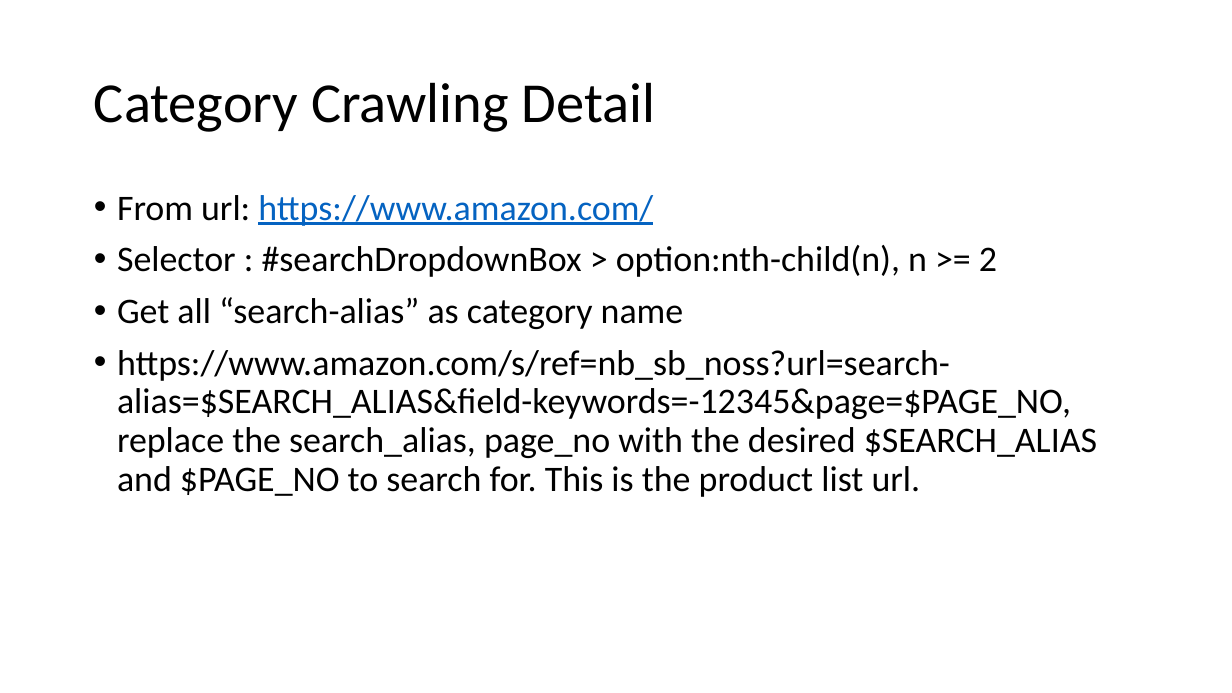
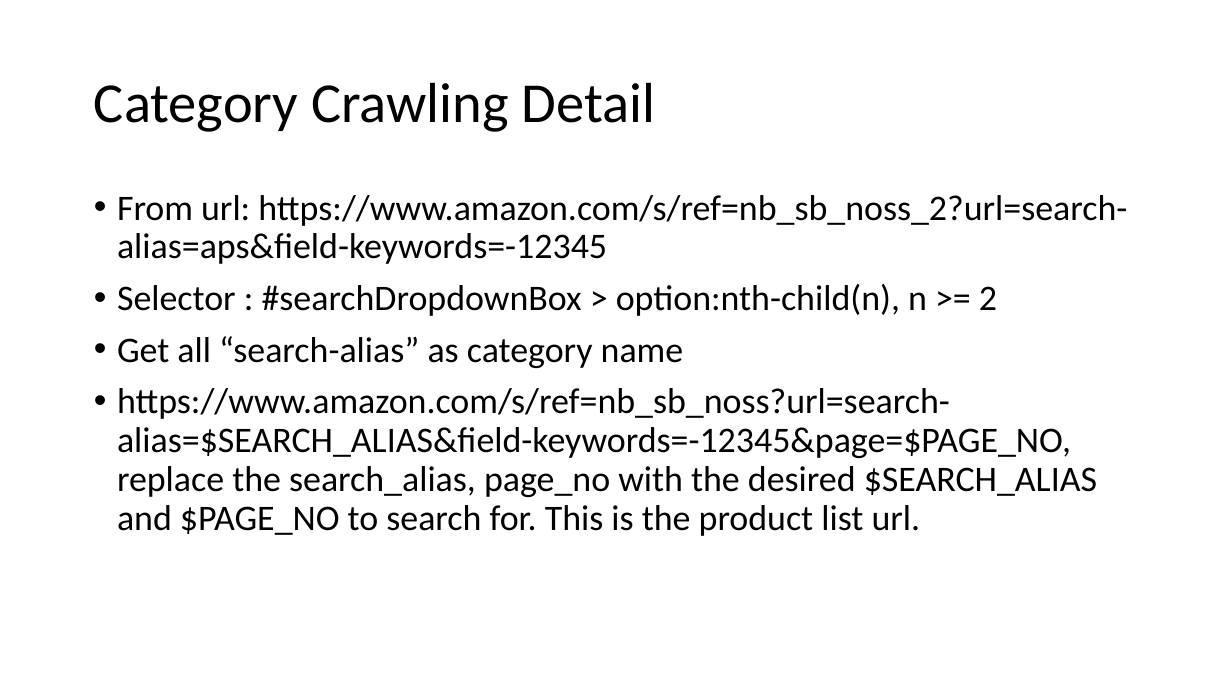
Before and after one commit to youhusky/price-monitoring-system, a slide deck: slide 7 of PriceMoinitoringDesign.pptx. Drawn at 1232x693 pixels with LibreOffice and Linux fonts; fonts in the diff are those of the drawing. Boxes give left, top, right and bottom in pixels: in the first picture for what was removed or moved away, otherwise in the second. Text is boxed around its words. In the diff, an @@ line names an element or a change of style, - is before the commit and + after.

Commit message:
Get category names from Amazone

```diff
--- a/PriceMoinitoringDesign.pptx
+++ b/PriceMoinitoringDesign.pptx
@@ text at (x1=117, y1=195, x2=1127, y2=264): text changed; text colour #0563C1 to #000000 @@
-• From url: https://www.amazon.com/
+• From url: https://www.amazon.com/s/ref=nb_sb_noss_2?url=search-alias=aps&field-keywords=-12345
```
Also in this commit, not shown: 3 other files.
